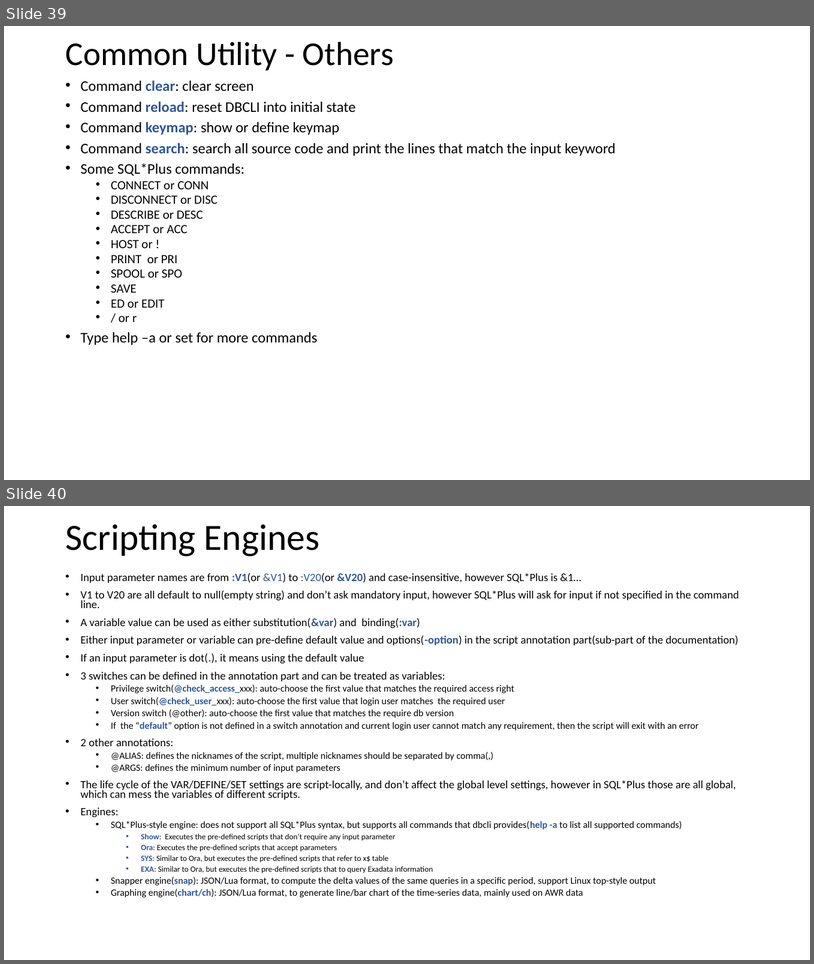
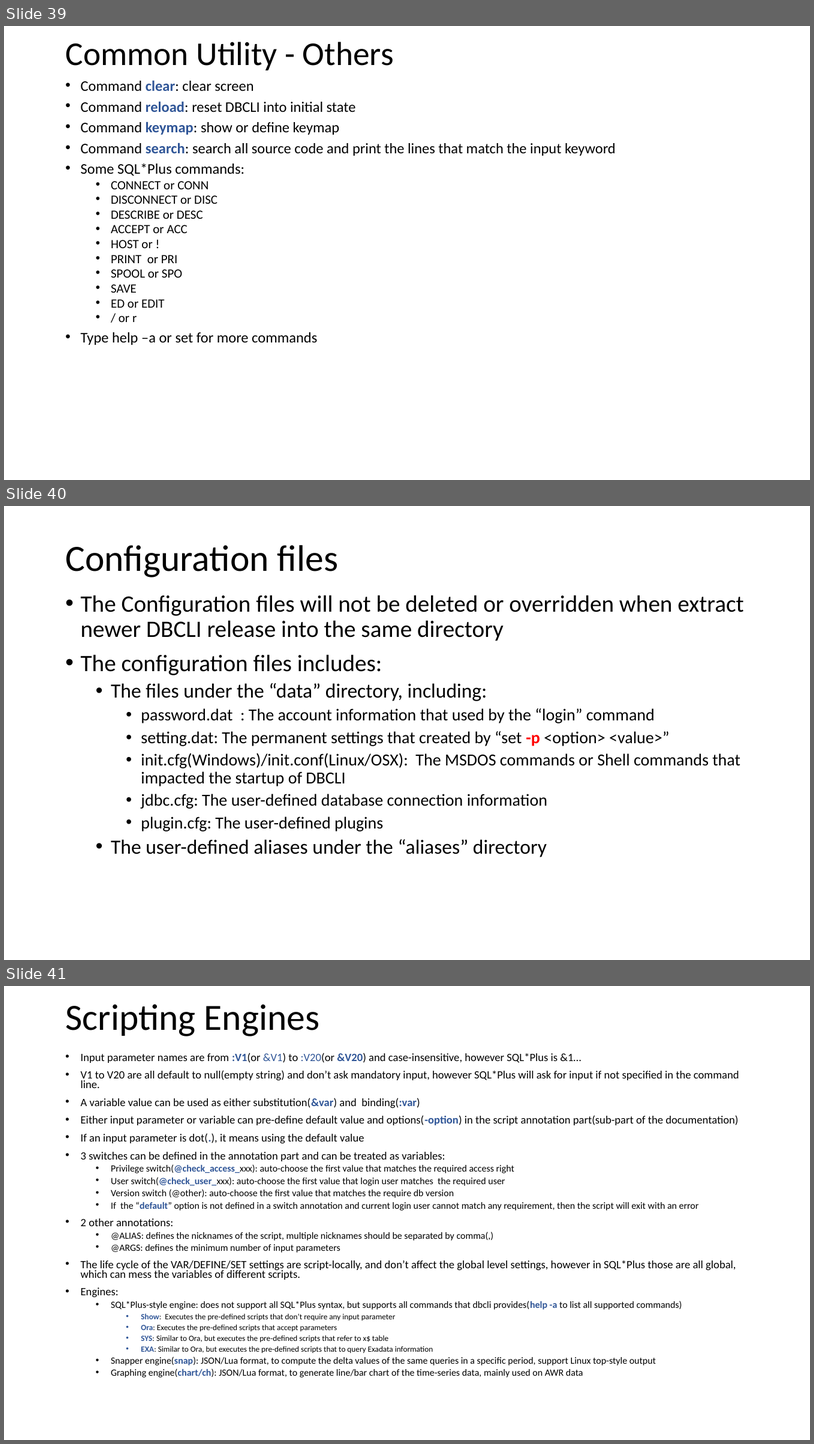
Before and after one commit to hyee/dbcli, a slide deck: docs/dbcli.pptx. Shown one above the other, each under a label of ours: slides 39 and 40 before the commit, slides 39, 40 and 41 after it. The pictures are 814x964 and 814x1444 pixels, drawn with LibreOffice and Linux fonts; fonts in the diff are those of the drawing. Boxes give left, top, right and bottom in pixels: in the first picture for what was removed or moved away, otherwise in the second. Text is boxed around its words. In the diff, an @@ line names an element or a change of style, - is before the commit and + after.

```diff
--- a/docs/dbcli.pptx
+++ b/docs/dbcli.pptx
@@ slide 40 added at [4, 506, 810, 960], background #FFFFFF @@
@@ title added at [65, 545, 338, 577], 44 pt, text #000000 @@
+Configuration files
@@ text added at [81, 595, 744, 857], 20 pt, text #000000 @@
+• The Configuration files will not be deleted or overridden when extract newer DBCLI release into the same directory
+• The configuration files includes:
+  • The files under the “data” directory, including:
+    • password.dat : The account information that used by the “login” command
+    • setting.dat: The permanent settings that created by “set -p <option> <value>”
+    • init.cfg(Windows)/init.conf(Linux/OSX): The MSDOS commands or Shell commands that impacted the startup of DBCLI
+    • jdbc.cfg: The user-defined database connection information
+    • plugin.cfg: The user-defined plugins
+  • The user-defined aliases under the “aliases” directory
@@ what was slide 40 is now slide 41 @@
```
Also in this commit, not shown: 1 slide changed, 2 other files.
